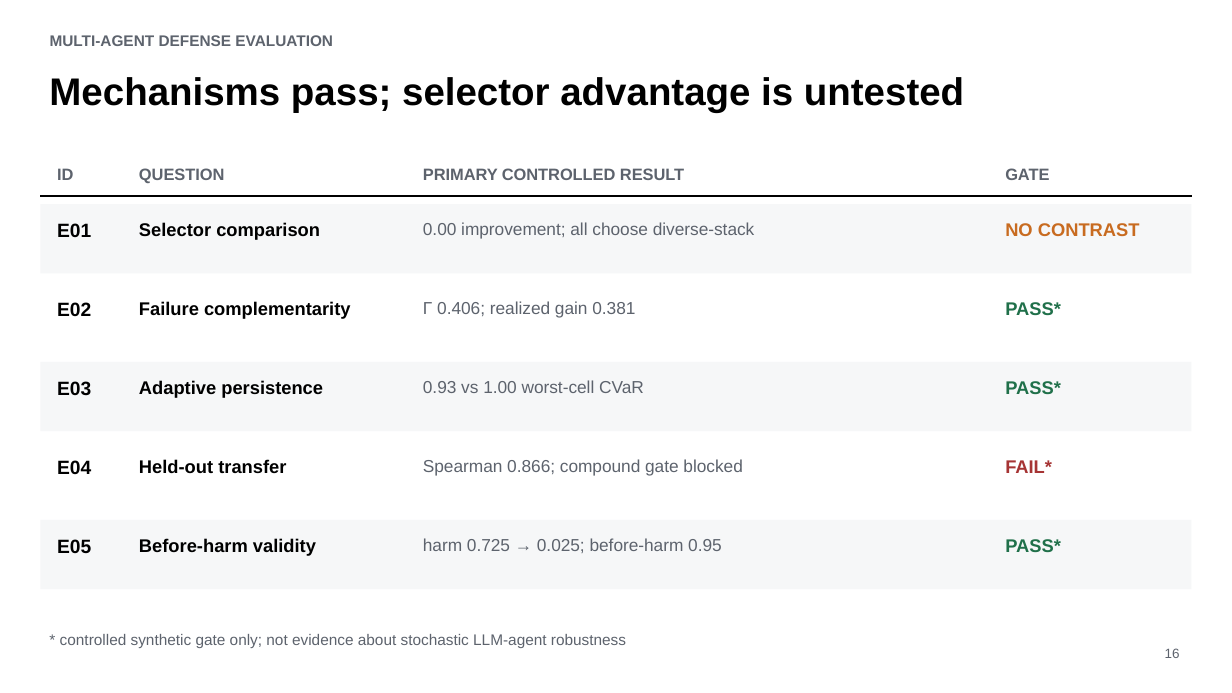
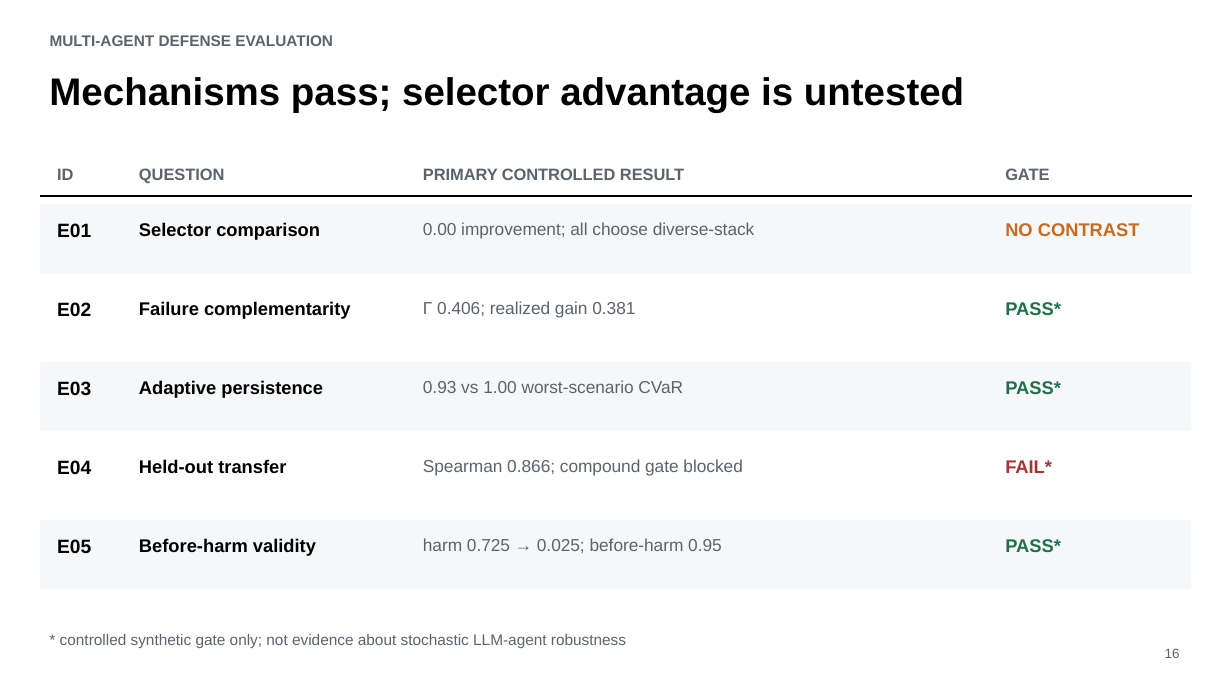
Before and after one commit to ybordag/agent-defense-evals, a slide deck: slide 16 of deliverables/beyond-average-case-safety.pptx. Drawn at 1232x693 pixels with LibreOffice and Linux fonts; fonts in the diff are those of the drawing. Boxes give left, top, right and bottom in pixels: in the first picture for what was removed or moved away, otherwise in the second. Text is boxed around its words. In the diff, an @@ line names an element or a change of style, - is before the commit and + after.

Commit message:
Clarify defense notation and attack scenarios

```diff
--- a/deliverables/beyond-average-case-safety.pptx
+++ b/deliverables/beyond-average-case-safety.pptx
@@ text at (423,380,683,393): text changed @@
-0.93 vs 1.00 worst-cell CVaR
+0.93 vs 1.00 worst-scenario CVaR
```
Also in this commit, not shown: 7 other slides changed, 1 slide added, 16 other files.
